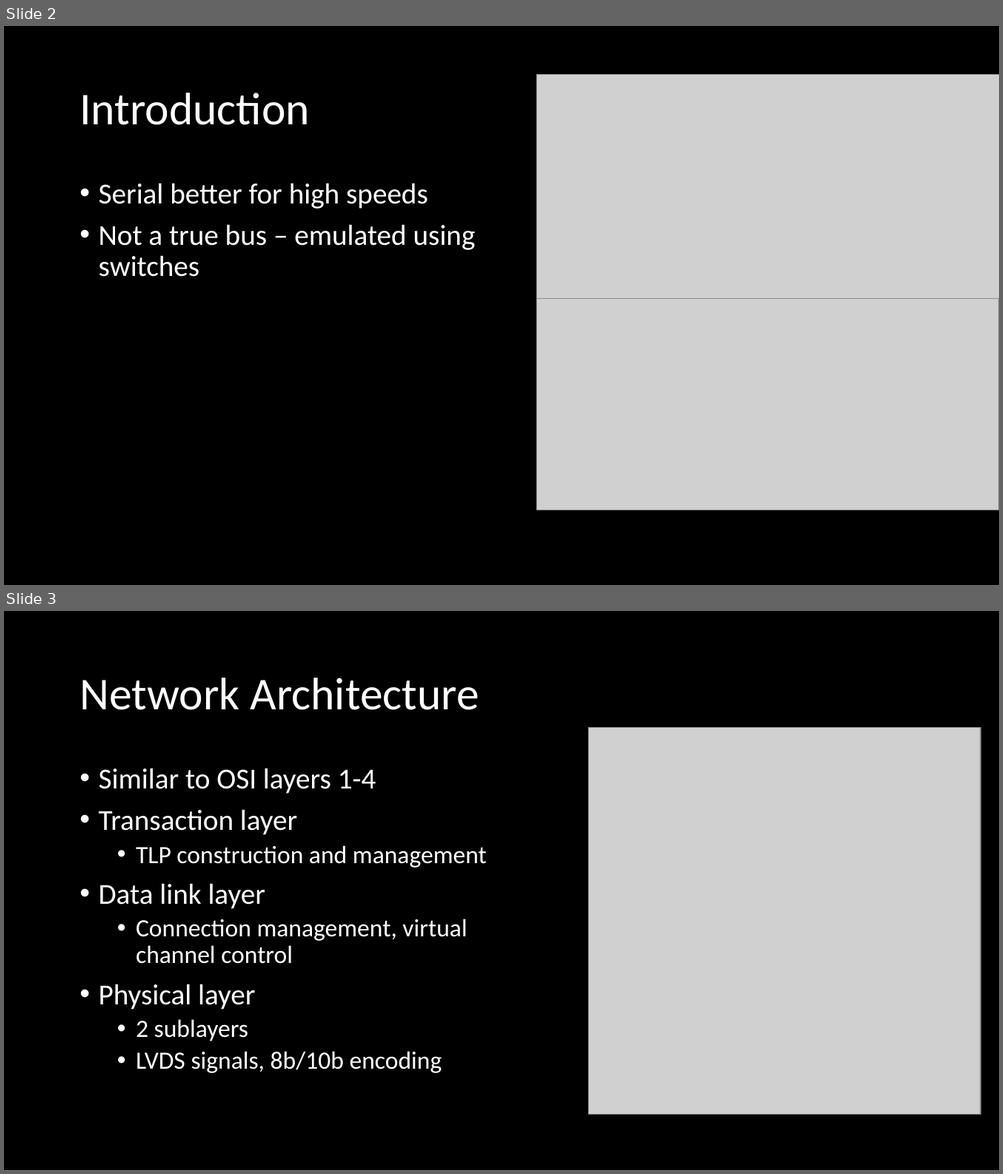
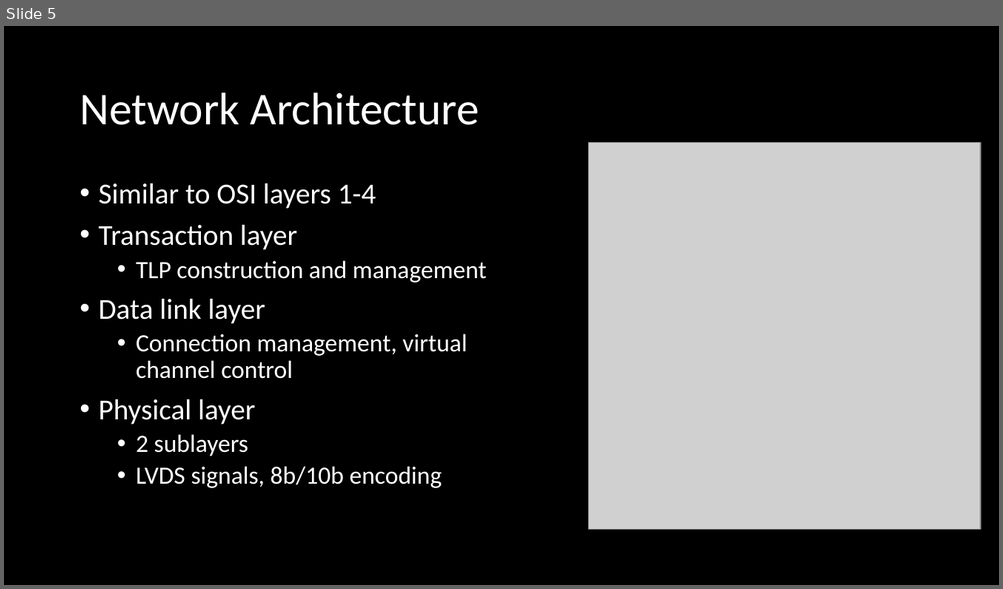
Before and after one commit to dstockhouse/pci-express-report, a slide deck: pcie_seanlink_davidstockhouse.pptx. Shown one above the other, each under a label of ours: slides 2 and 3 before the commit, slide 5 after it. The pictures are 1003x1174 and 1003x589 pixels, drawn with LibreOffice and Linux fonts; fonts in the diff are those of the drawing; grey boxes stand for pictures. Boxes give left, top, right and bottom in pixels: in the first picture for what was removed or moved away, otherwise in the second. Text is boxed around its words. In the diff, an @@ line names an element or a change of style, - is before the commit and + after.

```diff
--- a/pcie_seanlink_davidstockhouse.pptx
+++ b/pcie_seanlink_davidstockhouse.pptx
@@ slide 2 removed at bbox=[4, 26, 999, 585], background #000000 @@
@@ picture removed at bbox=[537, 75, 999, 301] @@
@@ title removed at bbox=[79, 93, 310, 125] @@
-Introduction
@@ text removed at bbox=[99, 183, 475, 277] @@
-• Serial better for high speeds
-• Not a true bus – emulated using switches
@@ picture removed at bbox=[536, 298, 999, 510] @@
@@ what was slide 3 is now slide 5 @@
```
Also in this commit, not shown: 1 slide changed, 3 slides added.
